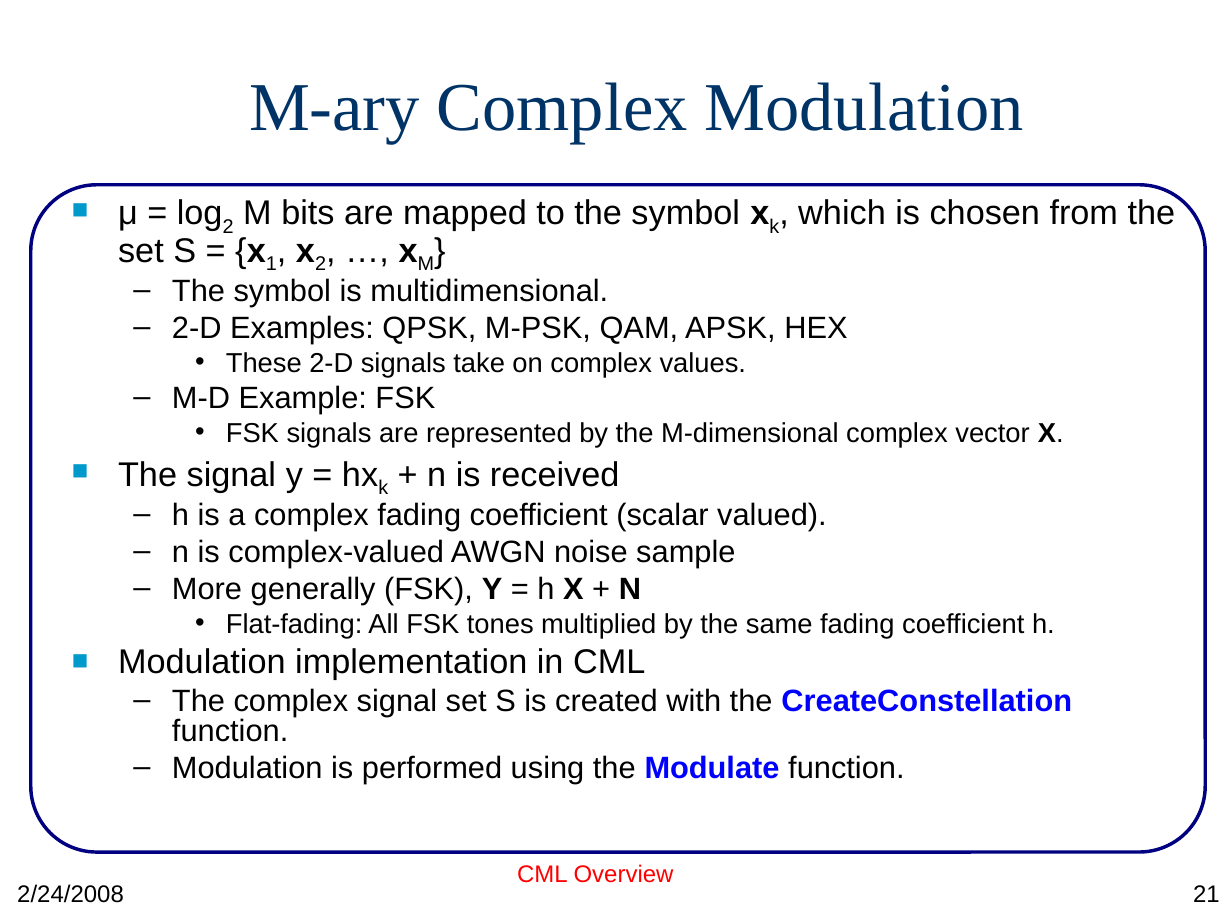
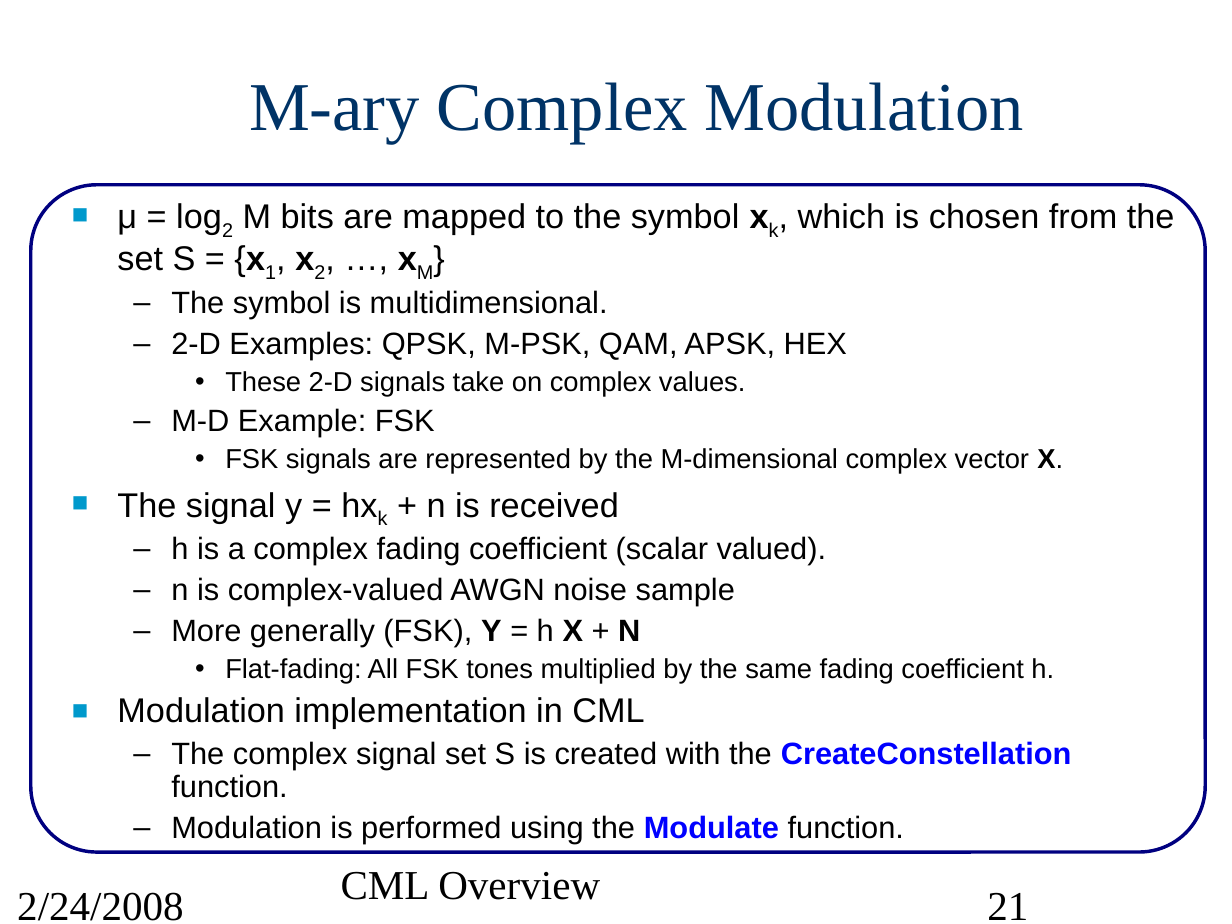
Before and after one commit to wvu-wcrl/CML, a slide deck: slide 21 of doc/src/CMLoverview.ppt. Drawn at 1232x924 pixels with LibreOffice and Linux fonts; fonts in the diff are those of the drawing. Boxes give left, top, right and bottom in pixels: in the first picture for what was removed or moved away, otherwise in the second. Text is boxed around its words. In the diff, an @@ line names an element or a change of style, - is before the commit and + after.

Commit message:
fixed formatting in cml/doc/readme.pdf.  First draft of EXIT documentation in CMLoverview.ppt

```diff
--- a/doc/src/CMLoverview.ppt
+++ b/doc/src/CMLoverview.ppt
@@ text "μ = log2 M bits ..." at (117, 203, 1175, 844): indent changed; line spacing 0.8 to 0.9 @@
@@ text "CML Overview" at (341, 871, 600, 900): size 14 to 24 pt, font Arial to Times New Roman, text colour #FF0000 to #000000; alignment centre to left; less space between paragraphs @@
@@ text "2/24/2008" at (17, 892, 184, 921): size 14 to 24 pt, font Arial to Times New Roman; less space between paragraphs @@
@@ page number at (987, 892, 1028, 920): size 14 to 24 pt, font Arial to Times New Roman; alignment right to left; less space between paragraphs @@
```
Also in this commit, not shown: 83 other slides changed, 8 slides added, 2 other files.
